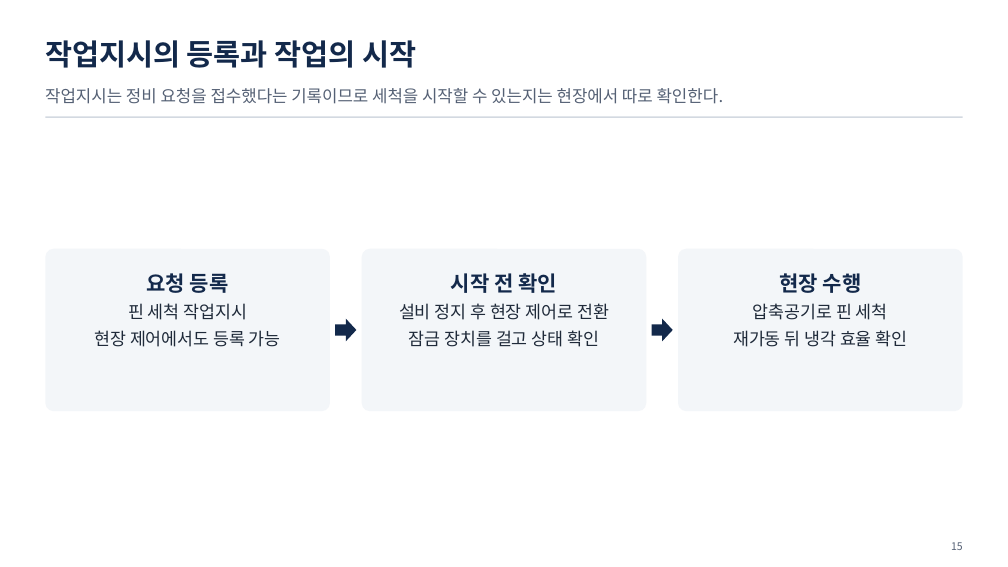
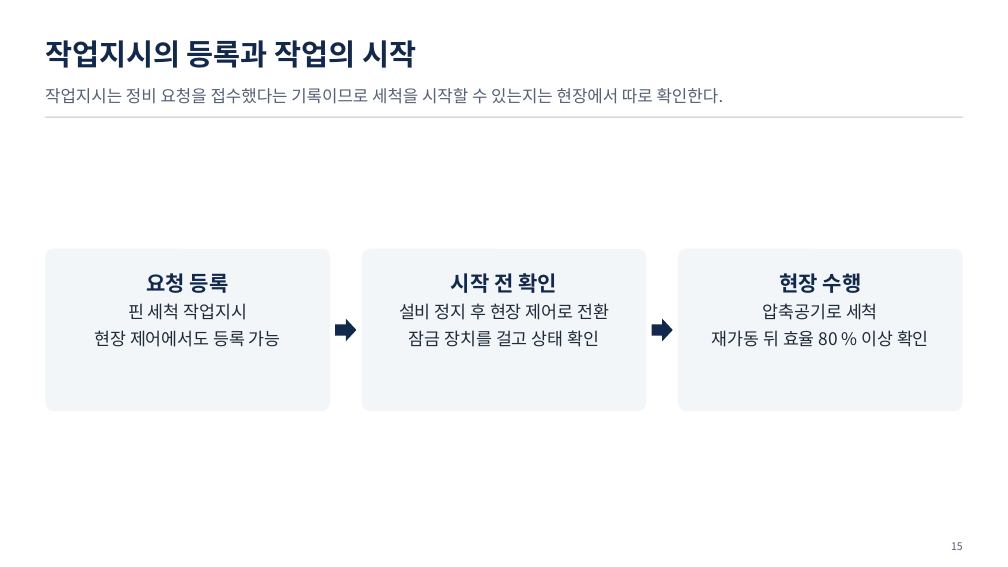
Before and after one commit to uengine-oss/hyd-iot-edu, a slide deck: slide 15 of workspace/강의제작/산출물/통합반/이론/03회차/통합반_03일차.pptx. Drawn at 1008x567 pixels with LibreOffice and Linux fonts; fonts in the diff are those of the drawing. Boxes give left, top, right and bottom in pixels: in the first picture for what was removed or moved away, otherwise in the second. Text is boxed around its words. In the diff, an @@ line names an element or a change of style, - is before the commit and + after.

```diff
--- a/workspace/강의제작/산출물/통합반/이론/03회차/통합반_03일차.pptx
+++ b/workspace/강의제작/산출물/통합반/이론/03회차/통합반_03일차.pptx
@@ text at <box>712,303,929,347</box>: text changed @@
-압축공기로 핀 세척
-재가동 뒤 냉각 효율 확인
+압축공기로 세척
+재가동 뒤 효율 80 % 이상 확인
```
Also in this commit, not shown: 7 other slides changed, 9 other files.
